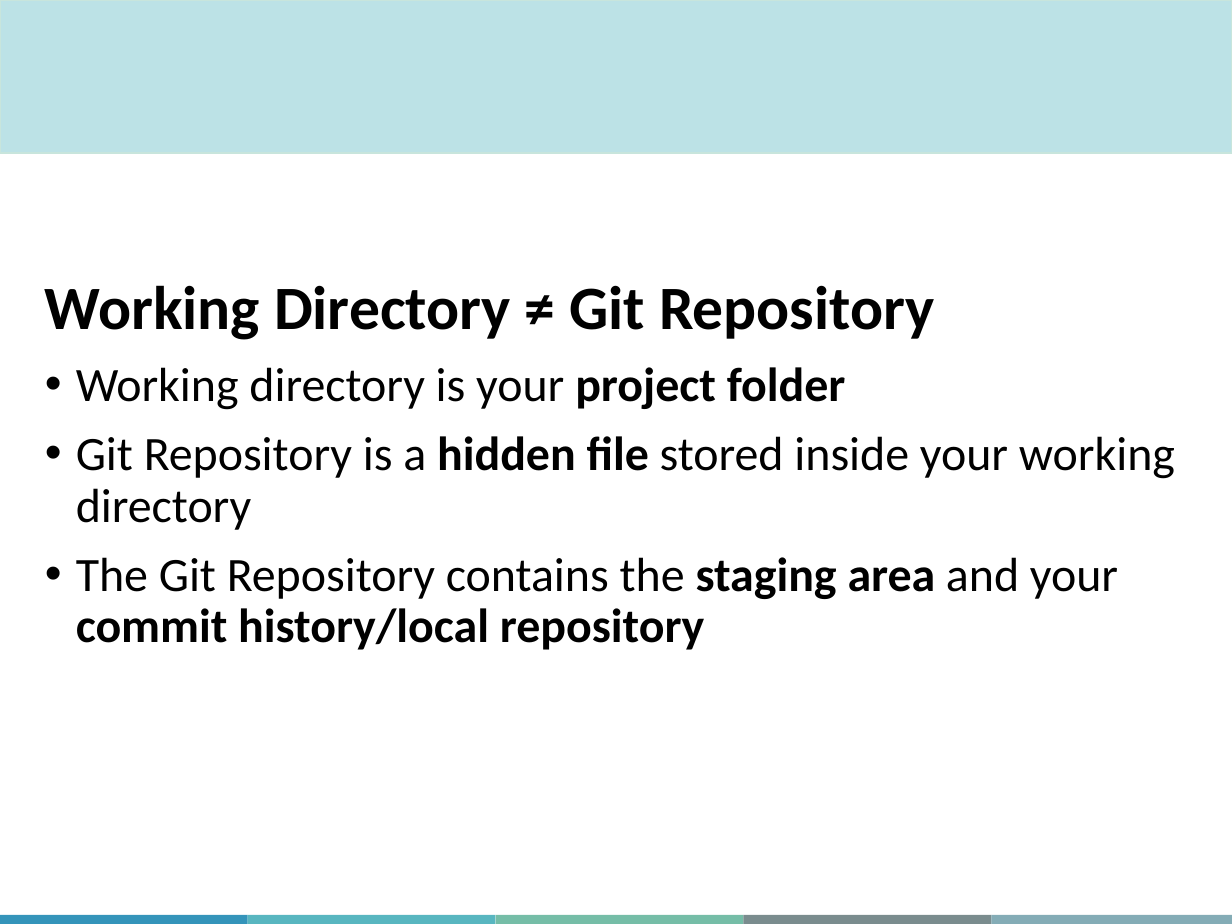
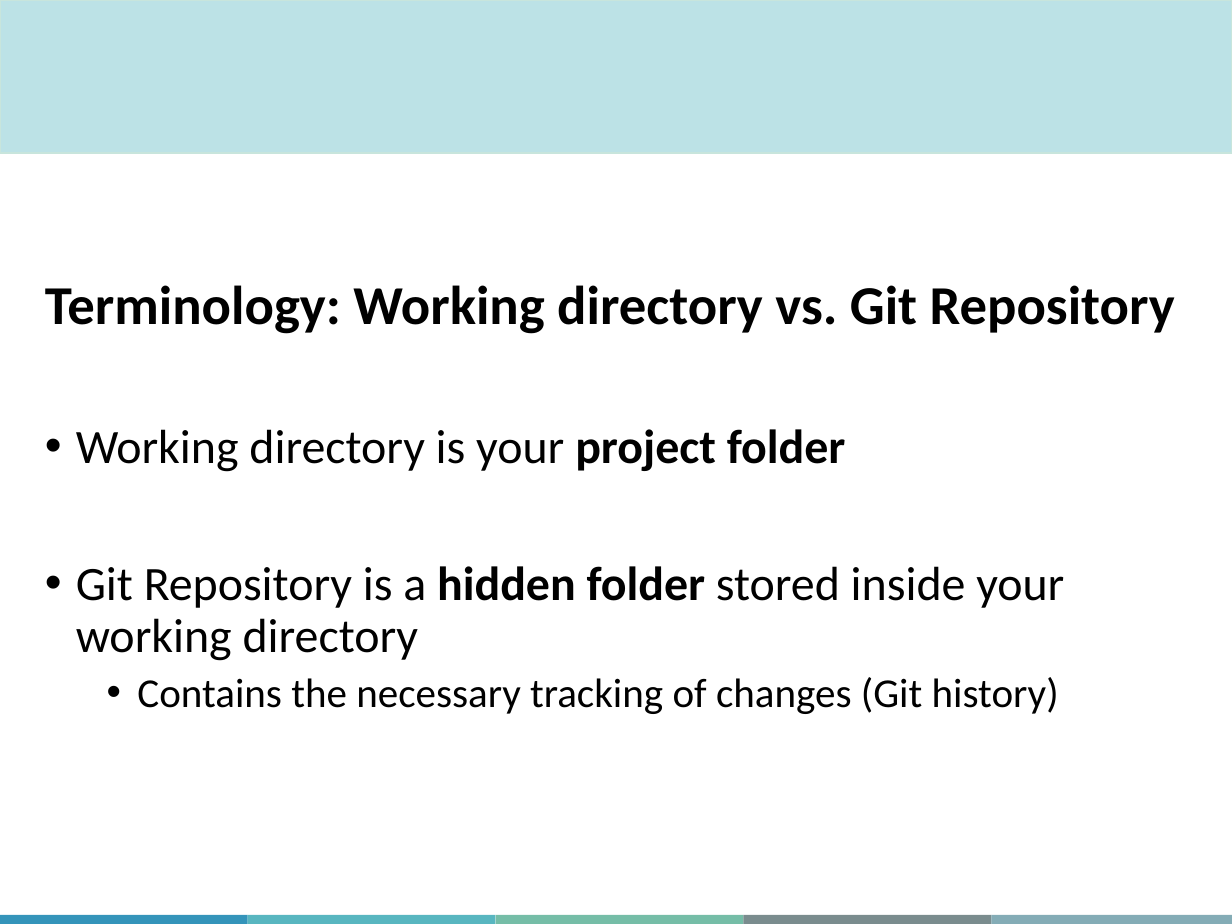
Before and after one commit to ehuan2/IntroToGitHub, a slide deck: slide 12 of Slides/MiCM_GitHub_Workshop_may_2026.pptx. Drawn at 1232x924 pixels with LibreOffice and Linux fonts; fonts in the diff are those of the drawing; background and template pictures are left out. Boxes give left, top, right and bottom in pixels: in the first picture for what was removed or moved away, otherwise in the second. Text is boxed around its words. In the diff, an @@ line names an element or a change of style, - is before the commit and + after.

Commit message:
Update slides!

```diff
--- a/Slides/MiCM_GitHub_Workshop_may_2026.pptx
+++ b/Slides/MiCM_GitHub_Workshop_may_2026.pptx
@@ text at bbox=[45, 285, 1175, 334]: text changed; size 36 to 32 pt @@
-Working Directory ≠ Git Repository
+Terminology: Working directory vs. Git Repository
@@ text at bbox=[76, 566, 1064, 714]: text changed @@
-• Git Repository is a hidden file stored inside your working directory
-• The Git Repository contains the staging area and your commit history/local repository
+• Git Repository is a hidden folder stored inside your working directory
+  • Contains the necessary tracking of changes (Git history)
```
Also in this commit, not shown: 22 other slides changed, 4 slides added, 2 slides removed.
